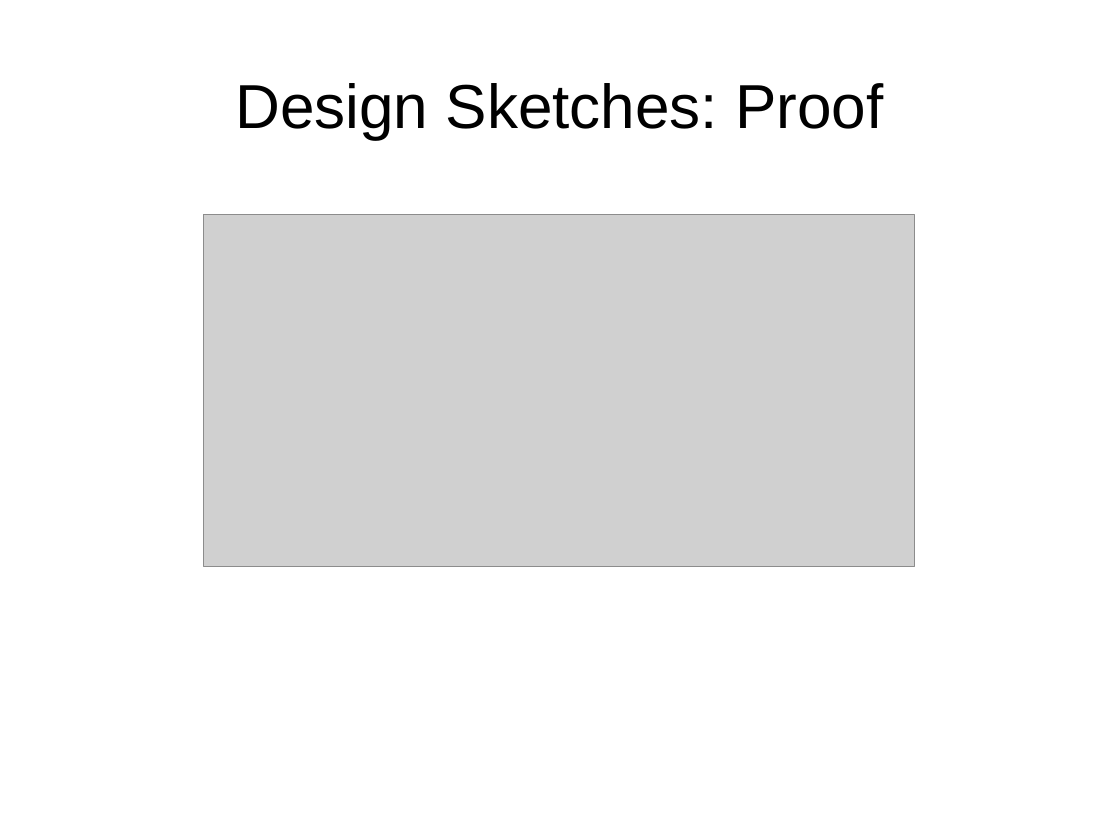
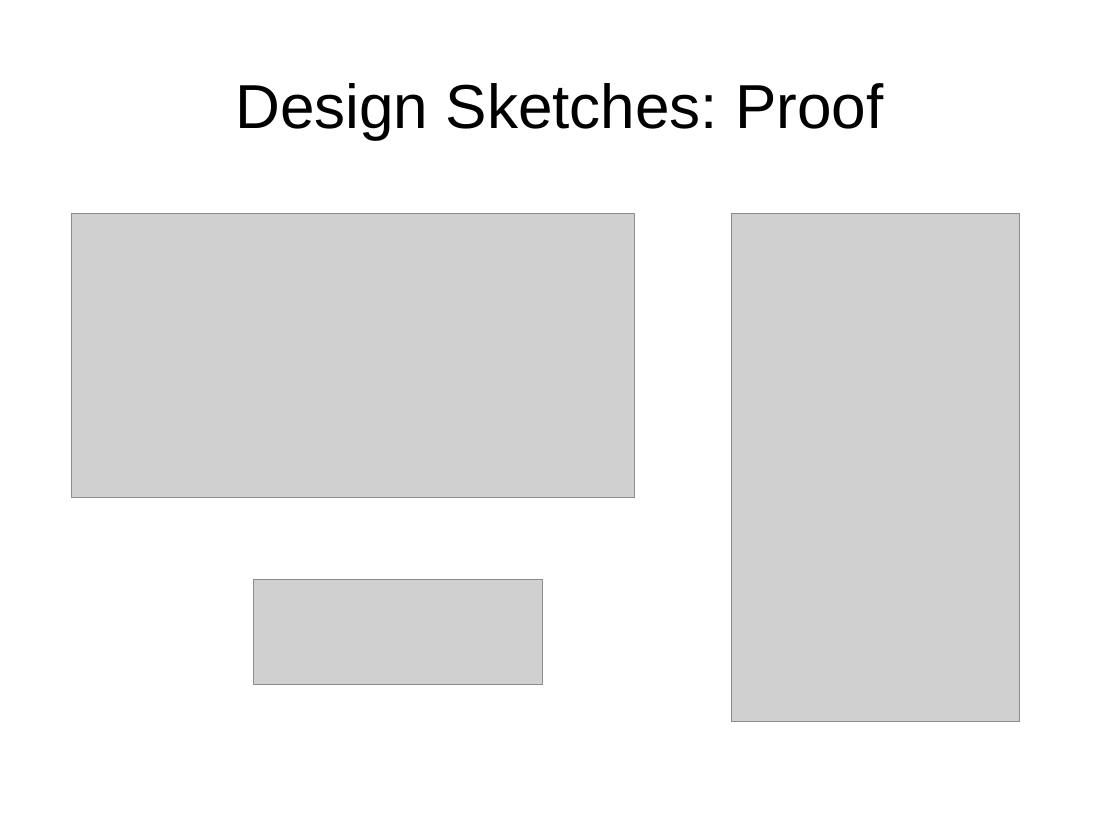
Before and after one commit to seachel/Treehehe, a slide deck: slide 6 of Presentation/VA_presentation.odp. Drawn at 1120x840 pixels with LibreOffice and Linux fonts; fonts in the diff are those of the drawing; grey boxes stand for pictures. Boxes give left, top, right and bottom in pixels: in the first picture for what was removed or moved away, otherwise in the second. Text is boxed around its words. In the diff, an @@ line names an element or a change of style, - is before the commit and + after.

Commit message:
Work on presentation: sketches.

```diff
--- a/Presentation/VA_presentation.odp
+++ b/Presentation/VA_presentation.odp
@@ picture added at bbox=[71, 213, 635, 498] @@
@@ picture added at bbox=[732, 213, 1020, 722] @@
@@ picture: place and size @@
-picture at bbox=[204, 214, 915, 566]
+picture at bbox=[254, 579, 543, 685]
```
Also in this commit, not shown: 1 other slide changed, 1 other file.
